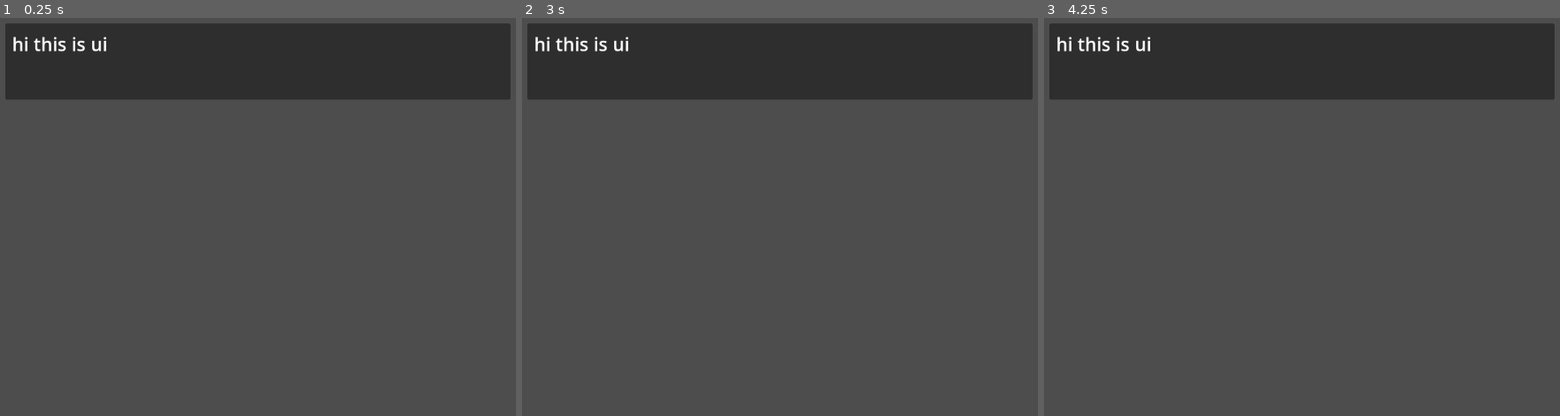
Above: before the commit, frames 1-3 (left to right).
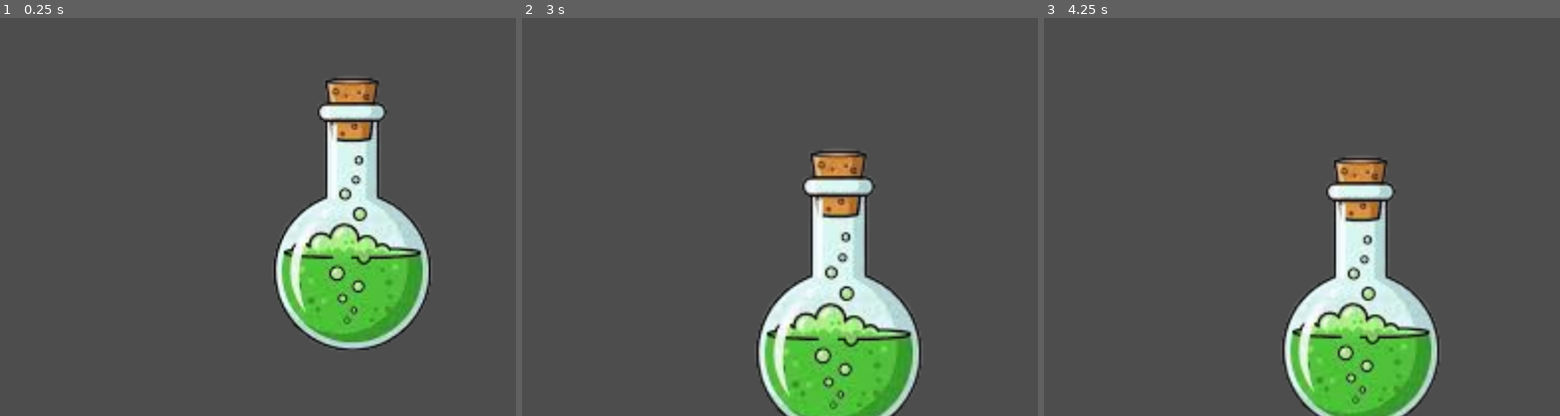
Above: after the commit, the same moments.

Repository: andreaTheCoder/MiniJam207Primal
Game: Godot game, scene res://scenes/shop.tscn
Two runs of this game, one before a commit and one after it. Both use one fixed random seed, a clock stepped at 60 frames per second and the inputs below.
Inputs (mouse positions are in pixels of both pictures, inside the frame that each line leads up to):
- Up to frame 1 (0.25 s): no input
- Up to frame 2 (3 s): tap Enter (ui_accept) at 0.5, 0.77, 1.25, 1.52, 2, 2.75 s; move the mouse to (1032, 197) at 0.52 s; press the mouse at (1032, 197) at 0.53 s; move the mouse to (733, 236) at 1.27 s; release the mouse at (733, 236) at 1.28 s; click (733, 236) at 1.35 s; move the mouse to (945, 129) at 2.02 s; press the mouse at (945, 129) at 2.03 s; move the mouse to (841, 296) at 2.77 s; release the mouse at (841, 296) at 2.78 s; click (841, 296) at 2.85 s
- Up to frame 3 (4.25 s): tap Enter (ui_accept) at 3.02, 3.5, 3.77 s; move the mouse to (outside the picture) at 3.52 s; press the mouse at (outside the picture) at 3.53 s

The runs differ from the first frame. In frame 1, 30% of the frame differs, in the area x 1-99%, y 1-84%; in frame 2, 31%, in the area x 1-99%, y 1-100%; in frame 3, 30%.

Commit message:
mouse draggingn with potions and ingrediets

Diff:
--- /dev/null
+++ b/scenes/ingredient.tscn
@@ -0,0 +1,18 @@
+[gd_scene format=3 uid="uid://dmyop3ctr0hm5"]
+
+[ext_resource type="Script" uid="uid://d4kvl12ifk4la" path="res://scripts/ingredient.gd" id="1_rcex7"]
+
+[sub_resource type="RectangleShape2D" id="RectangleShape2D_rcex7"]
+size = Vector2(65, 54)
+
+[node name="Ingredient" type="Sprite2D" unique_id=1083882300]
+script = ExtResource("1_rcex7")
+
+[node name="Area2D" type="Area2D" parent="." unique_id=525207667]
+
+[node name="CollisionShape2D" type="CollisionShape2D" parent="Area2D" unique_id=1771377965]
+position = Vector2(1, 0)
+shape = SubResource("RectangleShape2D_rcex7")
+
+[connection signal="mouse_entered" from="Area2D" to="." method="_on_area_2d_mouse_entered"]
+[connection signal="mouse_exited" from="Area2D" to="." method="_on_area_2d_mouse_exited"]
--- /dev/null
+++ b/scenes/potion.tscn
@@ -0,0 +1,18 @@
+[gd_scene format=3 uid="uid://ckxxx2f8cya88"]
+
+[ext_resource type="Script" uid="uid://bvpouoppxum5b" path="res://scripts/potion.gd" id="2_itmmj"]
+
+[sub_resource type="RectangleShape2D" id="RectangleShape2D_le10y"]
+size = Vector2(219, 461)
+
+[node name="Potion" type="Sprite2D" unique_id=1206123825]
+script = ExtResource("2_itmmj")
+
+[node name="Area2D" type="Area2D" parent="." unique_id=1889516584]
+
+[node name="CollisionShape2D" type="CollisionShape2D" parent="Area2D" unique_id=117350784]
+position = Vector2(4.5, -18.5)
+shape = SubResource("RectangleShape2D_le10y")
+
+[connection signal="mouse_entered" from="Area2D" to="." method="_on_area_2d_mouse_entered"]
+[connection signal="mouse_exited" from="Area2D" to="." method="_on_area_2d_mouse_exited"]
--- a/scenes/shop.tscn
+++ b/scenes/shop.tscn
@@ -1,9 +1,12 @@
 [gd_scene format=3 uid="uid://ck17q1kicx35t"]
 
 [ext_resource type="PackedScene" uid="uid://d13baxhqbwdm6" path="res://scenes/ui.tscn" id="1_lx5au"]
+[ext_resource type="PackedScene" uid="uid://ckxxx2f8cya88" path="res://scenes/potion.tscn" id="2_xfvoa"]
 
 [node name="shop" type="Node2D" unique_id=404250698]
 
 [node name="ui" parent="." unique_id=1764728883 instance=ExtResource("1_lx5au")]
 
 [node name="Camera2D" type="Camera2D" parent="." unique_id=244447270]
+
+[node name="Potion" parent="." unique_id=1206123825 instance=ExtResource("2_xfvoa")]
--- a/scenes/ui.tscn
+++ b/scenes/ui.tscn
@@ -1,18 +1,3 @@
 [gd_scene format=3 uid="uid://d13baxhqbwdm6"]
 
 [node name="Ui" type="CanvasLayer" unique_id=340363726]
-
-[node name="Panel" type="Panel" parent="." unique_id=1760701443]
-offset_left = 10.0
-offset_top = 9.0
-offset_right = 832.0
-offset_bottom = 133.0
-
-[node name="RichTextLabel" type="RichTextLabel" parent="." unique_id=679238702]
-offset_left = 21.0
-offset_top = 21.0
-offset_right = 812.0
-offset_bottom = 117.0
-size_flags_horizontal = 0
-size_flags_vertical = 8
-text = "hi this is ui"
--- a/scripts/global.gd
+++ b/scripts/global.gd
@@ -1,3 +1,10 @@
 extends Node
 
 const SHOP = preload("res://scenes/shop.tscn")
+enum INGREDIENTS
+{
+	SHOEHORN_DUST,
+	PIXELATED_DUCK_EXTRACT,
+	DRIED_BLURPLEBERRY,
+	ESSENCE_OF_GD_SCRIPT
+}
--- /dev/null
+++ b/scripts/ingredient.gd
@@ -0,0 +1,30 @@
+extends Sprite2D
+
+class_name Ingredient
+
+@export var type : Global.INGREDIENTS
+@export var draggable := false
+@export var dragging := false
+# Called when the node enters the scene tree for the first time.
+func _ready() -> void:
+	texture = preload("res://stock/input-prompts/Flair Icons/controller_battery_full.svg")
+
+
+# Called every frame. 'delta' is the elapsed time since the previous frame.
+func _process(_delta: float) -> void:
+
+	if (draggable or dragging) and Input.is_action_pressed("click"):
+		global_position = get_global_mouse_position()
+		dragging = true
+	else:
+		if not Input.is_action_pressed("click"):
+			dragging = false
+
+func _on_area_2d_mouse_entered() -> void:
+	scale = Vector2(1.05, 1.05)
+	draggable = true
+
+
+func _on_area_2d_mouse_exited() -> void:
+	scale = Vector2(1.00, 1.00)
+	draggable = false
--- /dev/null
+++ b/scripts/potion.gd
@@ -0,0 +1,24 @@
+extends Sprite2D
+
+class_name Potion
+
+@export var ingredients := []
+@export var draggable := false
+# Called when the node enters the scene tree for the first time.
+func _ready() -> void:
+	texture = preload("res://stock/potionsotck.png")
+
+
+# Called every frame. 'delta' is the elapsed time since the previous frame.
+func _process(_delta: float) -> void:
+	if draggable and Input.is_action_pressed("click"):
+		global_position = get_global_mouse_position()
+
+func _on_area_2d_mouse_entered() -> void:
+	scale = Vector2(1.05, 1.05)
+	draggable = true
+
+
+func _on_area_2d_mouse_exited() -> void:
+	scale = Vector2(1.00, 1.00)
+	draggable = false
Not shown, added: scripts/ingredient.gd.uid
Not shown, added: scripts/potion.gd.uid
Binary file added: stock/potionsotck.png
Not shown, added: stock/potionsotck.png.import
